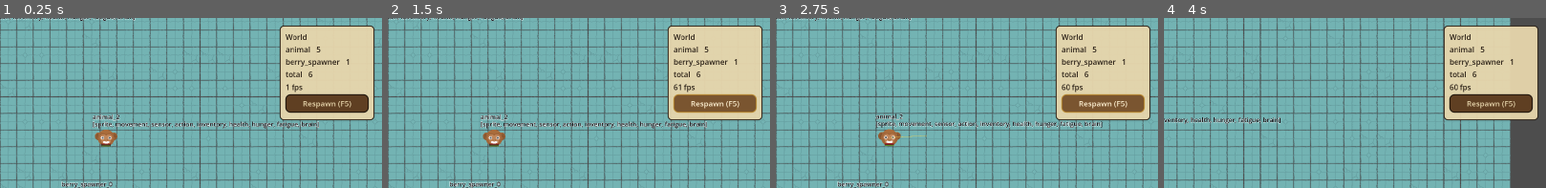
Above: before the commit, frames 1-4 (left to right).
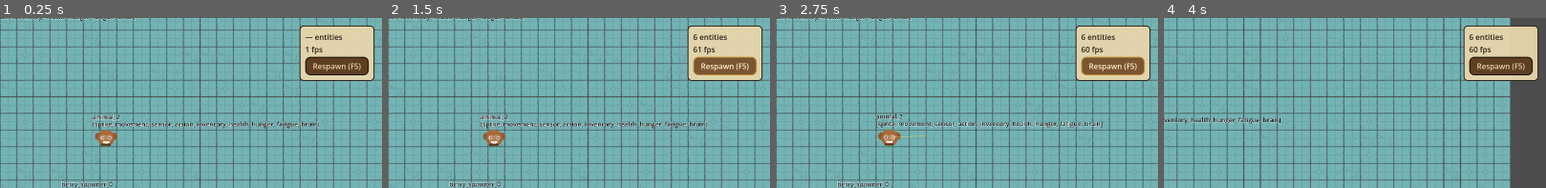
Above: after the commit, the same moments.

Repository: hafizosina/compilationpack
Game: Godot game, scene res://8. SimpleAiSystem/main.tscn
Two runs of this game, one before a commit and one after it. Both use one fixed random seed, a clock stepped at 60 frames per second and the inputs below.
Inputs (mouse positions are % of the whole screen's width and height, from its top left):
- Up to frame 1 (0.25 s): no input
- Up to frame 2 (1.5 s): click "Respawn (F5)" at 0.5 s; click "Respawn (F5)" at 1.25 s
- Up to frame 3 (2.75 s): click "Respawn (F5)" at 2 s
- Up to frame 4 (4 s): tap Enter at 2.75 s; move the mouse to (72, 45) at 2.77 s; hold Right (ui_right) 2.78-3.5 s; hold Shift (sprint) 2.78-3.5 s; click (72, 45) at 2.92 s; drag from (30, 55) to (14, 4) at 3.52 s
The pictures show only the part of the screen within x 50-100%, y 0-50%; the shares and areas given below are measured in that part.

The runs differ from the first frame. In frame 1, 9.8% of the frame differs, in the area x 73-98%, y 4-61%; in frame 2, 9.7%; in frame 3, 9.8%; in frame 4, 9.8%.

Commit message:
feat(sim): stats panel shows live entity count, fps and respawn

Diff:
--- a/8. SimpleAiSystem/entity/sim_entity_factory.gd
+++ b/8. SimpleAiSystem/entity/sim_entity_factory.gd
@@ -36,7 +36,6 @@
 		if placement == null:
 			continue
 		spawn(placement.type, placement.position, placement.overrides, placement.entity_name)
-	EventBus.sim_world_spawned.emit(census())
 
 ## Builds one entity of `type_id` at `pos`. `overrides` is keyed by component
 ## slot, e.g. `{ "brain": { "wander_radius": 200.0 } }`.
@@ -84,19 +83,10 @@
 		child.queue_free()
 	_serial = 0
 
-## Live entity count per blueprint id, for the stats panel and debug reports.
-func census() -> Dictionary:
-	var counts: Dictionary = {}
-	if entities_root == null:
-		return counts
-	for child in entities_root.get_children():
-		if child is SimEntity:
-			var id: StringName = child.def_id
-			counts[id] = int(counts.get(id, 0)) + 1
-	return counts
+## How many entities are alive right now.
+func live_count() -> int:
+	return 0 if entities_root == null else entities_root.get_child_count()
 
-## Dictionary keys authored in the inspector come back as String, while slot()
-## returns StringName — look the slot up under both spellings.
 func _overrides_for(overrides: Dictionary, slot: StringName) -> Variant:
 	if overrides.has(slot):
 		return overrides[slot]
--- a/8. SimpleAiSystem/main.gd
+++ b/8. SimpleAiSystem/main.gd
@@ -15,12 +15,16 @@
 ## How often the selected entity's snapshot is pushed to the panel. The values
 ## are read by a person, so 5 Hz is plenty and costs nothing.
 const INSPECT_INTERVAL := 0.2
+## How often the entity count is pushed to the stats panel. The spawner changes
+## it continuously, so a spawn-time figure would be stale within seconds.
+const CENSUS_INTERVAL := 0.5
 
 @onready var factory: SimEntityFactory = $EntityFactory
 @onready var selection_marker: SimSelectionMarker = $World/SelectionMarker
 
 var _selected: SimEntity
 var _since_push: float = 0.0
+var _since_census: float = 0.0
 
 func _ready() -> void:
 	# Read the painted area off the tilemap, so repainting the map moves the
@@ -30,6 +34,11 @@
 	_respawn()
 
 func _process(delta: float) -> void:
+	_since_census += delta
+	if _since_census >= CENSUS_INTERVAL:
+		_since_census = 0.0
+		EventBus.sim_world_census.emit(factory.live_count())
+
 	if _selected == null:
 		return
 	if not is_instance_valid(_selected):
--- a/8. SimpleAiSystem/ui/ui.gd
+++ b/8. SimpleAiSystem/ui/ui.gd
@@ -1,6 +1,6 @@
 extends CanvasLayer
 
-## Two read-outs for the running world: population counts top-right, and a
+## Two read-outs for the running world: a bare entity count top-right, and a
 ## bottom-left inspector for whichever entity is currently selected. They are
 ## anchored to opposite corners rather than sharing a column, so neither can
 ## push or cover the other however tall the inspector grows.
@@ -20,7 +20,7 @@
 ## Width reserved for the key column so values line up.
 const KEY_WIDTH := 84.0
 
-@onready var counts_label: Label = %CountsLabel
+@onready var count_label: Label = %CountLabel
 @onready var fps_label: Label = %FpsLabel
 @onready var respawn_button: Button = %RespawnButton
 @onready var name_label: Label = %NameLabel
@@ -38,7 +38,7 @@
 var _row_values: Dictionary = {}
 
 func _ready() -> void:
-	EventBus.sim_world_spawned.connect(_on_world_spawned)
+	EventBus.sim_world_census.connect(_on_census)
 	EventBus.sim_entity_inspected.connect(_on_entity_inspected)
 	respawn_button.pressed.connect(_on_respawn_pressed)
 	tabs.tab_changed.connect(_on_tab_changed)
@@ -47,15 +47,8 @@
 func _process(_delta: float) -> void:
 	fps_label.text = "%d fps" % Engine.get_frames_per_second()
 
-func _on_world_spawned(census: Dictionary) -> void:
-	var lines: Array[String] = []
-	var total := 0
-	for id in census:
-		var count: int = census[id]
-		total += count
-		lines.append("%s   %d" % [id, count])
-	lines.append("total   %d" % total)
-	counts_label.text = "\n".join(lines)
+func _on_census(count: int) -> void:
+	count_label.text = "%d entities" % count
 
 ## Rebuilds the inspector from a snapshot; an empty dictionary means nothing is
 ## selected. Snapshots arrive several times a second, so the tab strip is only
--- a/8. SimpleAiSystem/ui/ui.tscn
+++ b/8. SimpleAiSystem/ui/ui.tscn
@@ -19,20 +19,17 @@
 anchors_preset = 1
 anchor_left = 1.0
 anchor_right = 1.0
-offset_left = -216.0
+offset_left = -16.0
 offset_top = 16.0
 offset_right = -16.0
-offset_bottom = 216.0
+offset_bottom = 16.0
 grow_horizontal = 0
 
 [node name="Stats" type="VBoxContainer" parent="Root/StatsPanel"]
 
-[node name="TitleLabel" type="Label" parent="Root/StatsPanel/Stats"]
-text = "World"
-
-[node name="CountsLabel" type="Label" parent="Root/StatsPanel/Stats"]
+[node name="CountLabel" type="Label" parent="Root/StatsPanel/Stats"]
 unique_name_in_owner = true
-text = "—"
+text = "— entities"
 
 [node name="FpsLabel" type="Label" parent="Root/StatsPanel/Stats"]
 unique_name_in_owner = true
--- a/System/EventBus.gd
+++ b/System/EventBus.gd
@@ -10,9 +10,11 @@
 ## slot array (entries are ItemStack or null); the inventory UI rebuilds from it.
 signal inventory_changed(slots: Array)
 
-## Emitted by module 8's SimEntityFactory once a world has been spawned. Carries
-## a blueprint-id -> live-count census; the sim stats panel rebuilds from it.
-signal sim_world_spawned(census: Dictionary)
+## Emitted periodically by module 8's main scene with the number of entities
+## currently alive. Pushed rather than polled so the stats panel never reaches
+## into the world; sent on an interval rather than on spawn because the berry
+## spawner changes the count continuously.
+signal sim_world_census(count: int)
 
 ## Emitted by the sim stats panel to ask for the world to be rebuilt from its
 ## SimWorldDef. Module 8's main scene performs the respawn.
